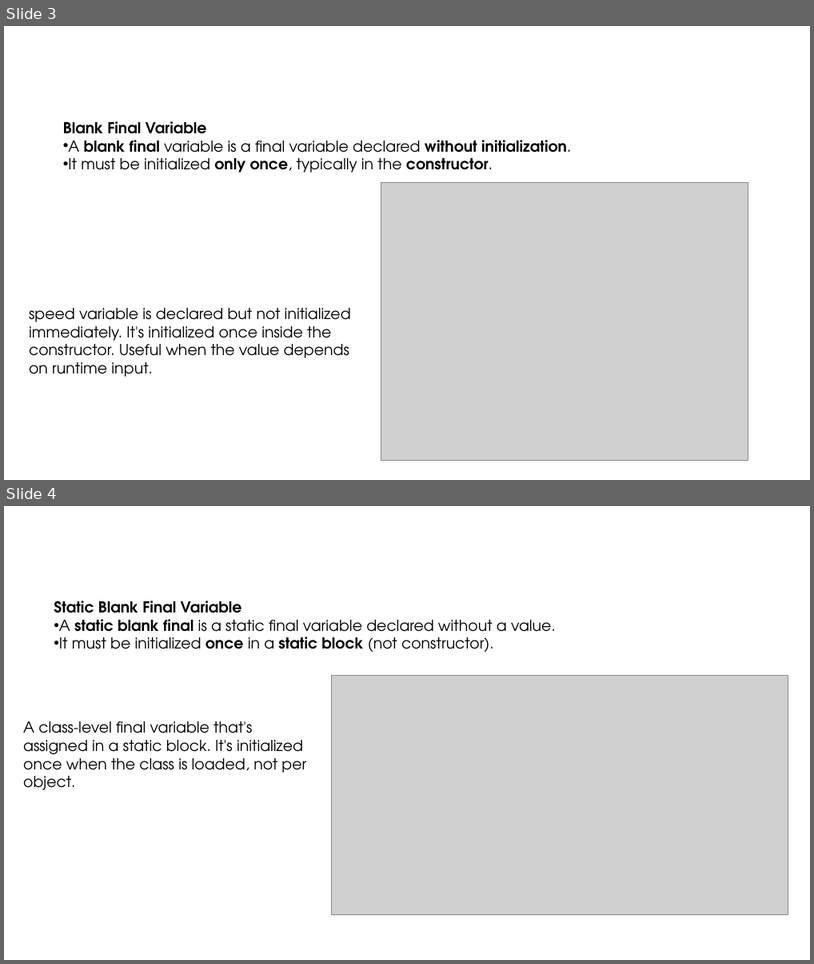
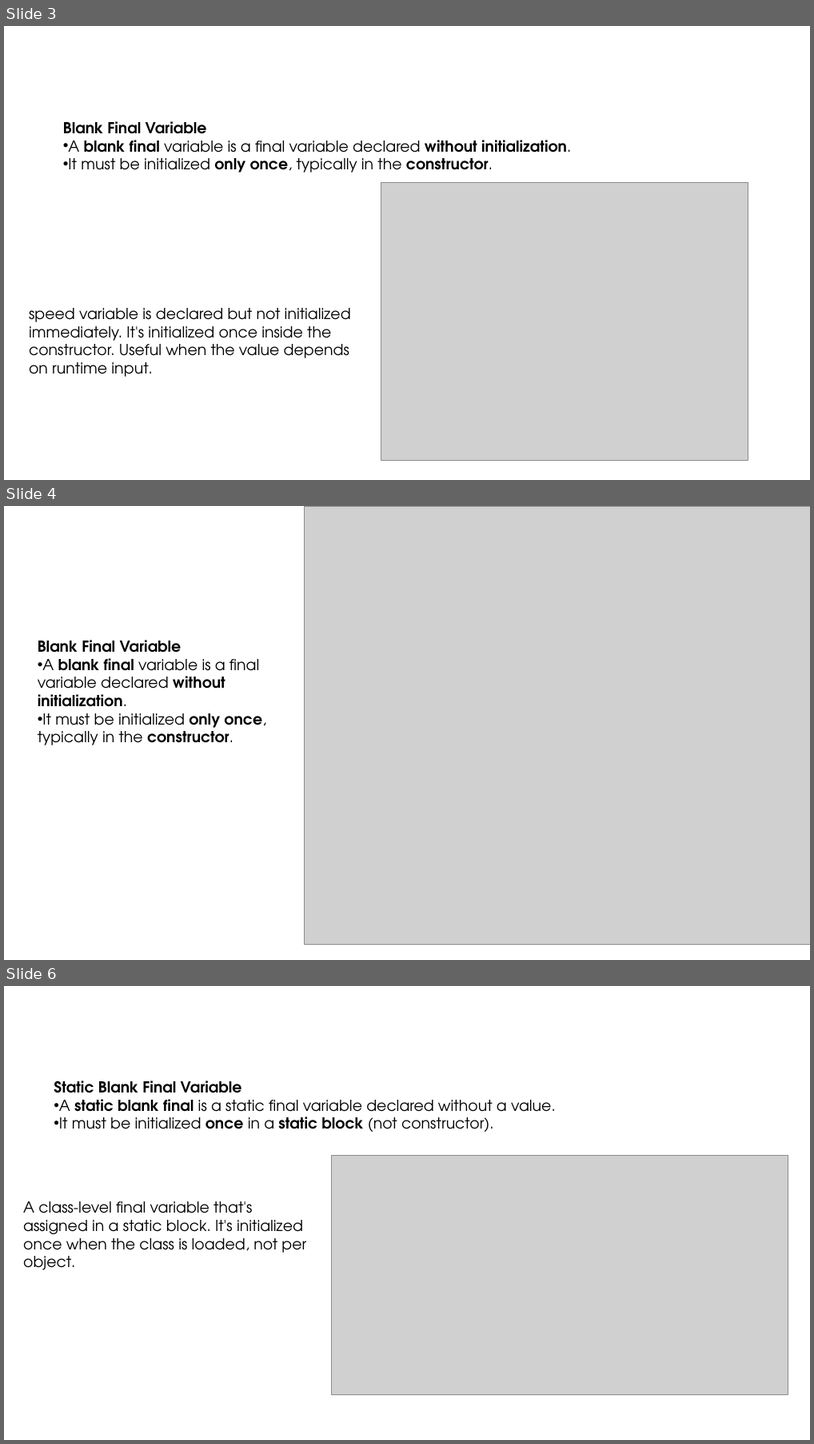
Before and after one commit to ashrafulparan2/Resources, a slide deck: CSE281/Lecture 8.pptx. Shown one above the other, each under a label of ours: slides 3 and 4 before the commit, slides 3, 4 and 6 after it; the slides between them are not shown. The pictures are 814x964 and 814x1444 pixels, drawn with LibreOffice and Linux fonts; fonts in the diff are those of the drawing; grey boxes stand for pictures; background and template pictures are left out. Boxes give left, top, right and bottom in pixels: in the first picture for what was removed or moved away, otherwise in the second. Text is boxed around its words. In the diff, an @@ line names an element or a change of style, - is before the commit and + after.

```diff
--- a/CSE281/Lecture 8.pptx
+++ b/CSE281/Lecture 8.pptx
@@ slide 4 added at bbox=[4, 506, 810, 960], background #FFFFFF @@
@@ picture added at bbox=[305, 506, 810, 944] @@
@@ text added at bbox=[38, 640, 266, 745], 18 pt, text #000000 @@
+Blank Final Variable
+• A blank final variable is a final variable declared without initialization.
+• It must be initialized only once, typically in the constructor.
@@ what was slide 4 is now slide 6 @@
```
Also in this commit, not shown: 1 other slide added, 12 other files.
